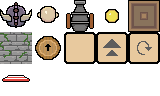
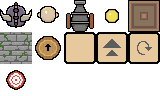
Two versions of the same layered image (160×96). Layer-by-layer changes:
added layer "Target" above "UI Rotate" over [left=2, top=70, right=30, bottom=90]
hid "Capa de pintura 2" over [left=2, top=70, right=30, bottom=90]
